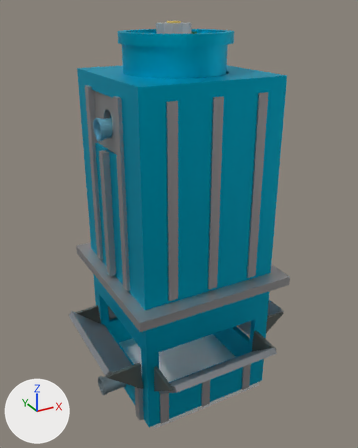
The glTF model docs/assets/Torre de Resfriamento v1.glb as it was, and as the next commit left it.
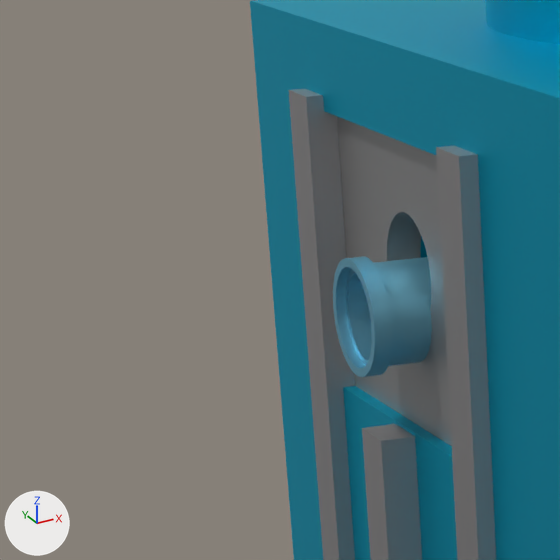
Each version is shown whole from a camera (50 mm lens) standing at (-0.0774, -0.1428, 0.1335) and looking at (-0.0048, -0.011, 0.0676), then close up on the part from 8% to 38% of the width and 15% to 39% of the height. Arrows for +X, +Y and +Z are at lower left; the lights stay in place. Where no turn or scale is listed for an object, it has been applied to the vertices.

Before the edit, the objects in view are built like this:
```python
me_body1_001 = bpy.data.meshes.new('Body1.001')
me_body1_001.from_pydata(...)  # 5253 vertices, 10614 faces; spans x -0.04..0.0288, y -0.0458..0.022, z 0.0..0.1298
me_body1_001.materials.append(mat_opaque_251_251_251)  # white #fdfdfd
me_body1_001.materials.append(mat_opaque_75_92_99)  # grey #94a2a7
me_body1_001.materials.append(mat_opaque_0_118_169)  # cyan #00b5d5
me_body1_001.materials.append(mat_opaque_107_107_107)  # grey #adadad
me_body1_001.materials.append(mat_opaque_221_226_228)  # white #eff2f3
me_body1_001.materials.append(mat_opaque_250_250_250)  # white #fdfdfd
me_body1_001.materials.append(mat_opaque_110_108_109)  # grey #afaeaf
me_body1_001.materials.append(mat_opaque_18_105_54)  # green #4bac7f
me_body1_001.materials.append(mat_opaque_248_230_183)  # white #fcf4dc
me_body1_001.materials.append(mat_opaque_43_46_49)  # grey #727679
me_body1_001.materials.append(mat_opaque_167_173_177)  # light grey #d4d7d9
me_body1_001.materials.append(mat_opaque_225_173_52)  # yellow #f1d77d
me_body1_001.materials.append(mat_opaque_255_221_26)  # yellow #ffef5a
me_body1_001.materials.append(mat_opaque_51_60_64)  # grey #7c8589
me_body1_001.materials.append(mat_opaque_94_100_107)  # grey #a3a8ad
me_body1_001.materials.append(mat_opaque_44_48_44)  # grey #737873
me_body1_001.materials.append(mat_opaque_71_60_61)  # grey #908586
me_body3 = bpy.data.meshes.new('Body3')
me_body3.from_pydata(...)  # 600 vertices, 1204 faces; spans x -0.033..-0.024, y -0.1074..-0.101, z -0.013..-0.0066
me_body3.materials.append(mat_opaque_57_138_176__001)  # cyan #82c2d8
ob_body1 = bpy.data.objects.new('Body1', me_body1_001)
ob_body1.location = (0.0, 0.0, 0.0)
ob_body3 = bpy.data.objects.new('Body3', me_body3)
ob_body3.location = (0.0023, 0.09389, 0.11148)
```
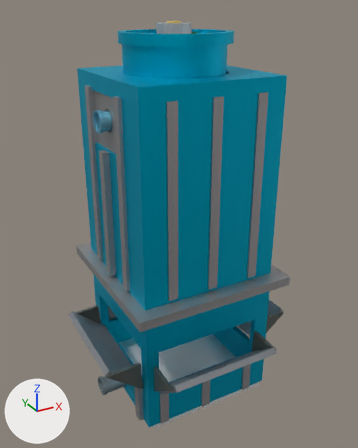
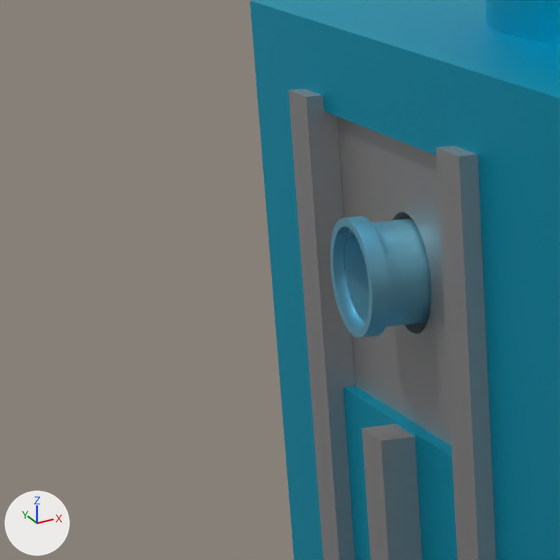
Where the change shows, as pixel boxes (x1, y1, x2, y2) in the close-ups (560 x 560 px):
'Body3', moved
    before: (333, 256, 432, 377)
    after: (330, 216, 431, 338)

The edits, one by one:
Object 'Body3' (ob_body3) moves from (0.0023, 0.09389, 0.11148) to (0.0023, 0.09389, 0.11365).
